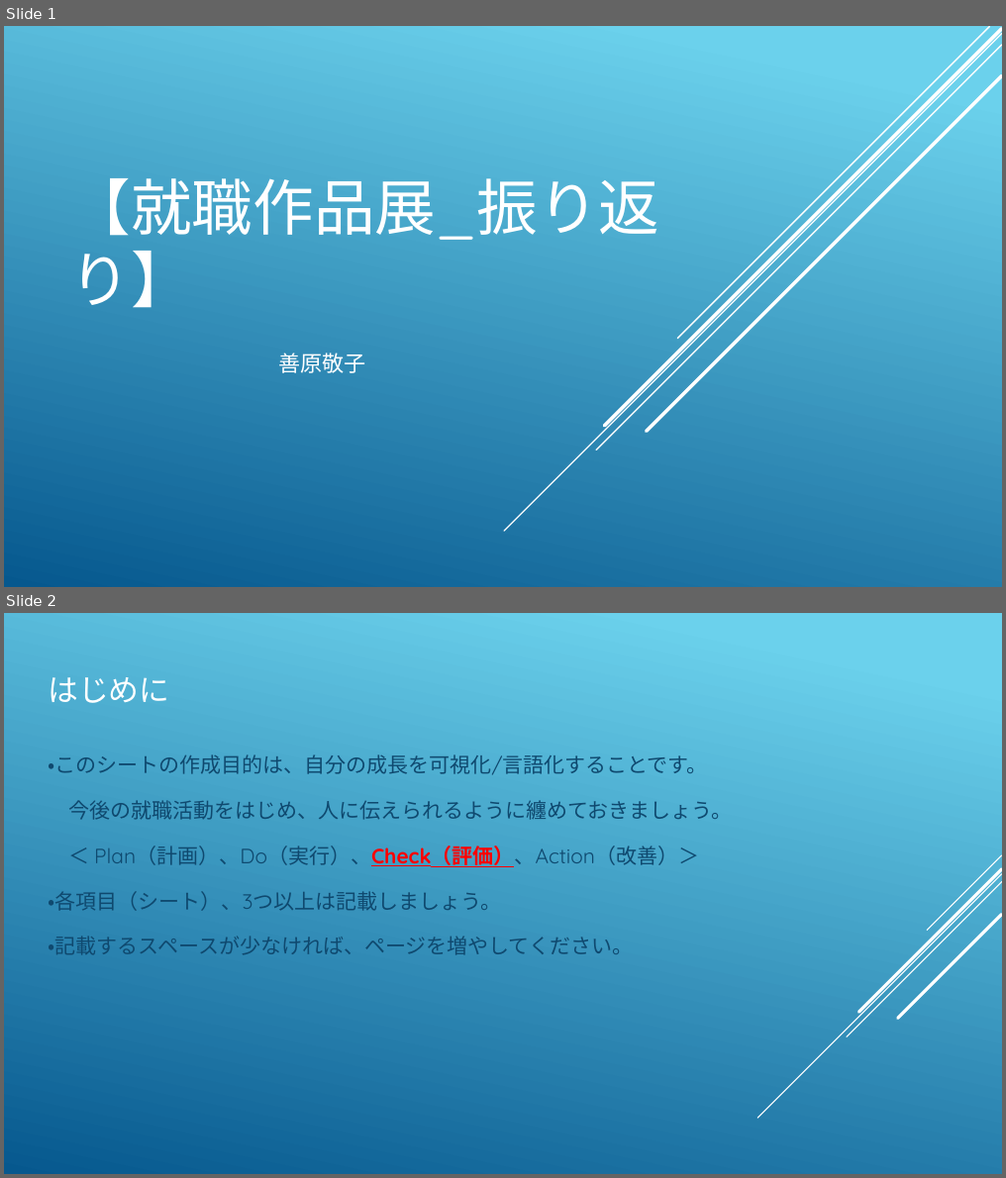
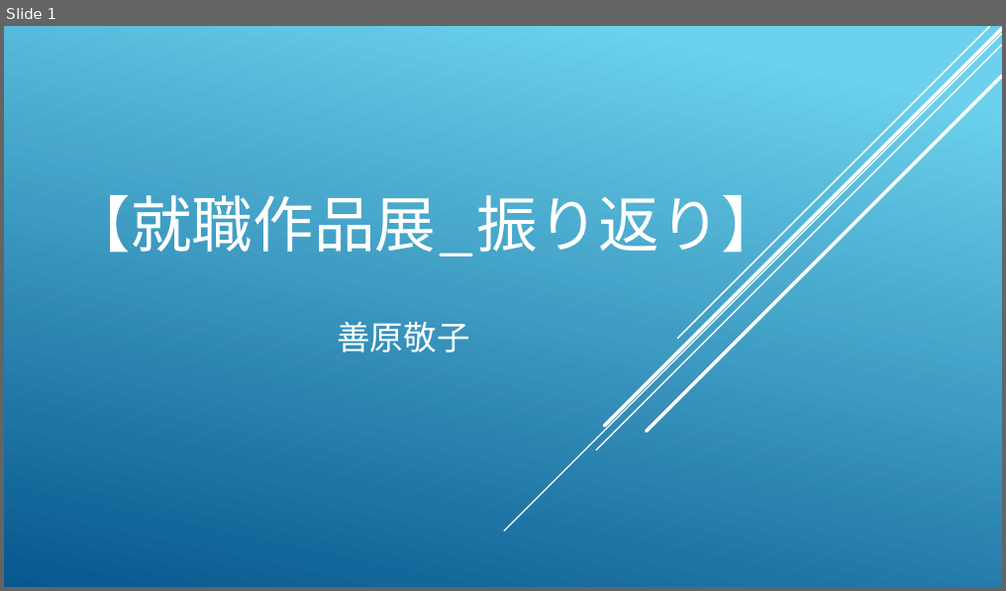
Before and after one commit to KY0614/ENDLESS_ENCORE, a slide deck: 概要/【就職作品展_振り返りシート】_名前.pptx. Shown one above the other, each under a label of ours: slides 1 and 2 before the commit, slide 1 after it. The pictures are 1006x1178 and 1006x591 pixels, drawn with LibreOffice and Linux fonts; fonts in the diff are those of the drawing. Boxes give left, top, right and bottom in pixels: in the first picture for what was removed or moved away, otherwise in the second. Text is boxed around its words. In the diff, an @@ line names an element or a change of style, - is before the commit and + after.

Commit message:
[add]振り返りシート追加

```diff
--- a/概要/【就職作品展_振り返りシート】_名前.pptx
+++ b/概要/【就職作品展_振り返りシート】_名前.pptx
@@ slide 2 removed at <box>4,613,1002,1174</box>, background gradient #6ED2EB to #06588E @@
@@ title removed at <box>48,677,169,703</box> @@
-はじめに
@@ text removed at <box>48,755,732,956</box> @@
-・このシートの作成目的は、自分の成長を可視化/言語化することです。
-今後の就職活動をはじめ、人に伝えられるように纏めておきましょう。
-＜ Plan（計画）、Do（実行）、Check（評価）、Action（改善）＞
-・各項目（シート）、3つ以上は記載しましょう。
-・記載するスペースが少なければ、ページを増やしてください。
@@ group removed at <box>757,856,1002,1118</box>: 5 lines @@
@@ slide 1 changed as well @@
@@ title "【就職作品展_振り返り】" rewrapped from <box>70,178,660,308</box> to <box>70,195,782,263</box> @@
@@ subtitle "善原敬子": place and size @@
-subtitle "善原敬子" at <box>278,353,365,373</box>
+subtitle "善原敬子" at <box>337,321,469,353</box>
@@ subtitle "善原敬子" at <box>337,321,469,353</box>: size 15.8 to 24 pt @@
```
Also in this commit, not shown: 2 other slides changed, 6 other slides removed, 6 other files.
